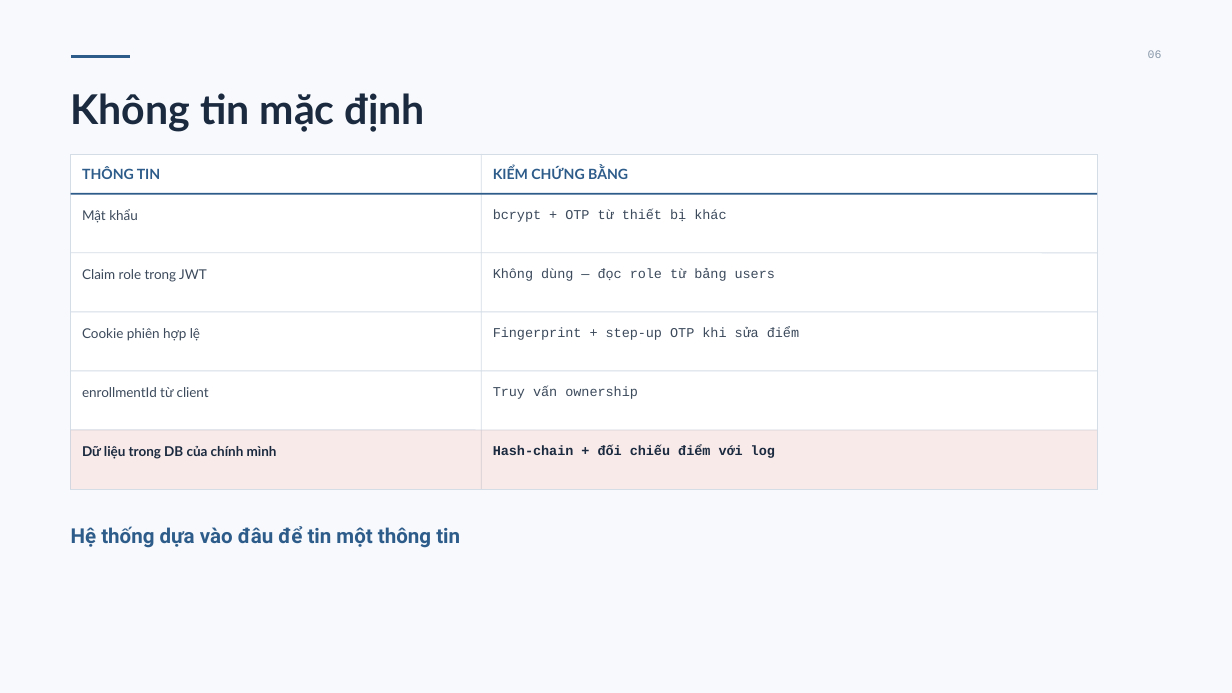
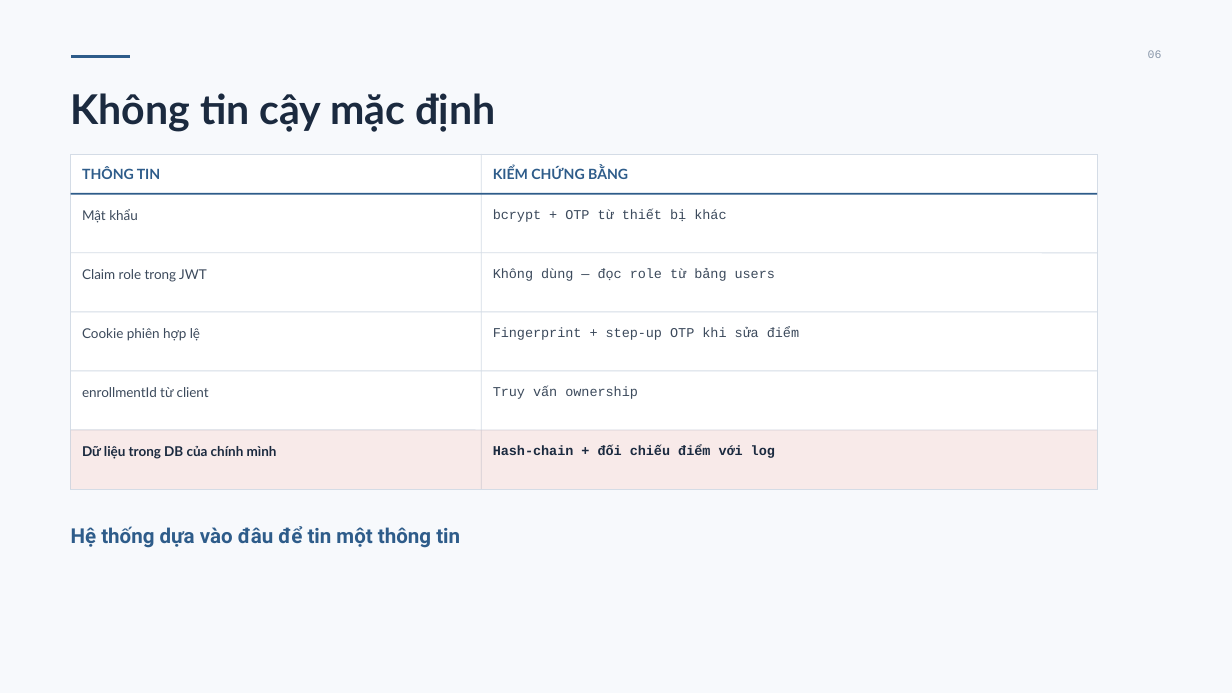
Before and after one commit to mctrunghieu2004-oss/BaoMatAnhNinhMang, a slide deck: slide 6 of docs/SLIDE.pptx. Drawn at 1232x693 pixels with LibreOffice and Linux fonts; fonts in the diff are those of the drawing. Boxes give left, top, right and bottom in pixels: in the first picture for what was removed or moved away, otherwise in the second. Text is boxed around its words. In the diff, an @@ line names an element or a change of style, - is before the commit and + after.

```diff
--- a/docs/SLIDE.pptx
+++ b/docs/SLIDE.pptx
@@ text at (71,93,495,131): text changed @@
-Không tin mặc định
+Không tin cậy mặc định
```
Also in this commit, not shown: 1 other slide changed, 2 other files.
